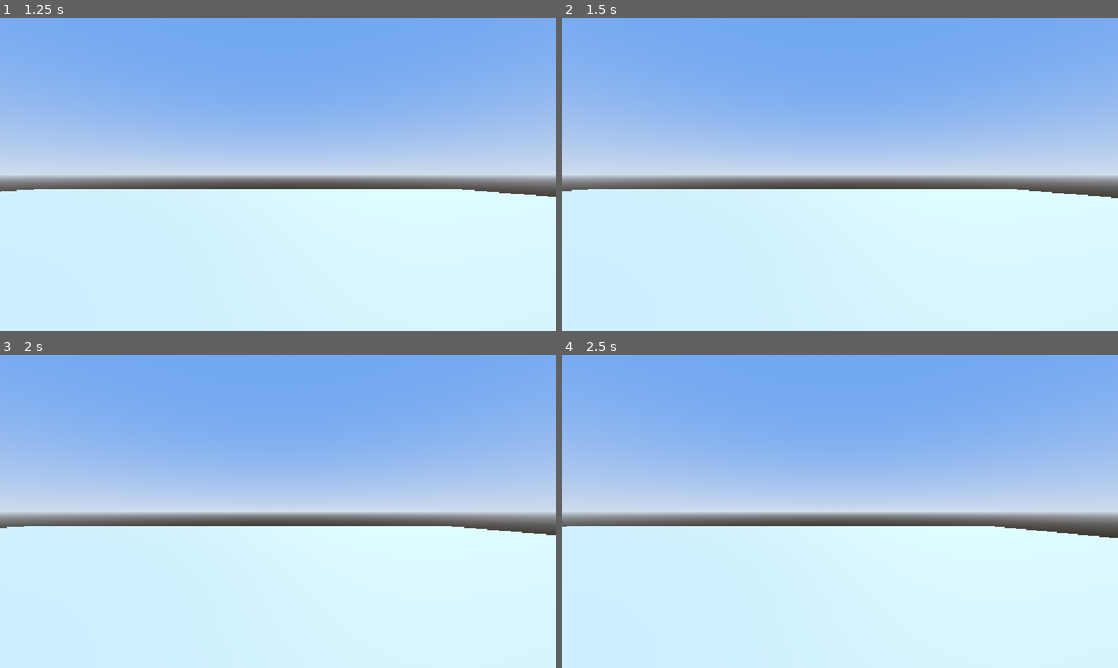
Above: before the commit, frames 1-4 (two rows, left to right).
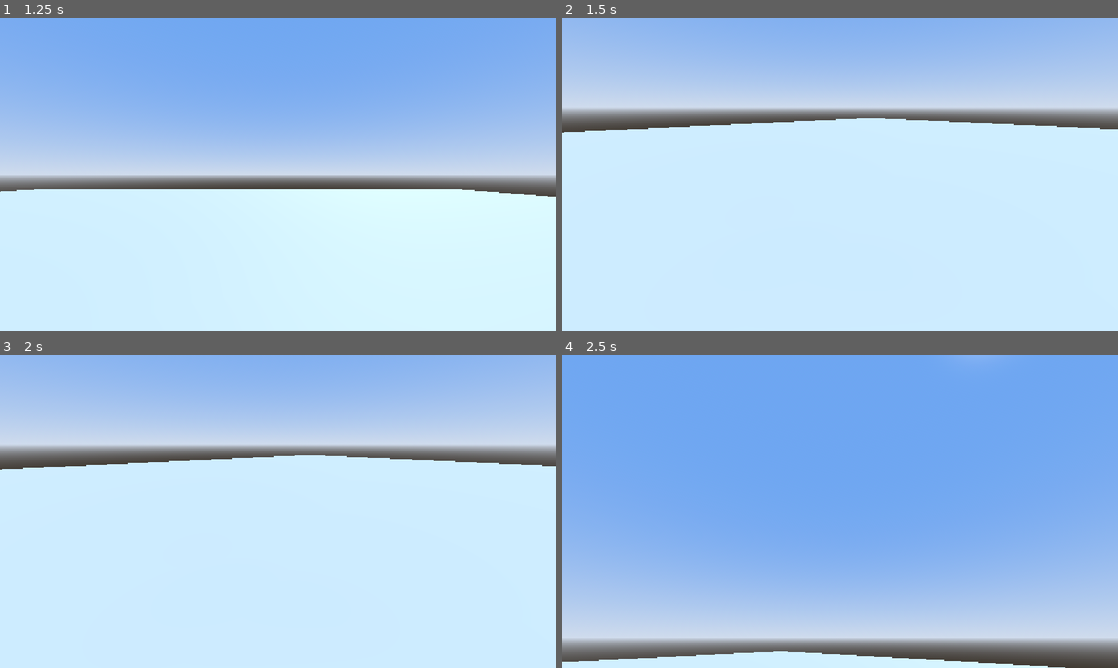
Above: after the commit, the same moments.

Repository: SlipperyMarker/UndeadsAwaitFirstExperiment
Game: Godot game, scene res://Scene/TestingGround.tscn
Same seed, same stepped clock (60 frames per second), same inputs: the game is played once before the commit and once after it. The project has no main scene, so this scene is started directly.
Inputs (mouse positions are in pixels of both pictures, inside the frame that each line leads up to):
- Up to frame 1 (1.25 s): tap Enter at 0.5 s; move the mouse to (400, 158) at 0.52 s; press the mouse at (400, 158) at 0.53 s; hold D (MoveRight) from 0.53 s (still down)
- Up to frame 2 (1.5 s): tap Space at 1.25 s; move the mouse to (728, 190) at 1.27 s; release D (MoveRight) at 1.28 s; release the mouse at (728, 190) at 1.28 s; hold Escape (Back, bound only after the commit) from 1.28 s (still down); click (728, 190) at 1.35 s
- Up to frame 3 (2 s): keep holding Escape (Back, bound only after the commit)
- Up to frame 4 (2.5 s): tap Enter at 2 s; move the mouse to (895, 442) at 2.02 s; release Escape (Back, bound only after the commit) at 2.03 s; press the mouse at (895, 442) at 2.03 s; hold D (MoveRight) from 2.03 s (still down)

Frame 1 is identical in both runs. In frame 2, 48% of the frame differs, in the area x 0-100%, y 0-58%; in frame 3, 48%; in frame 4, 70%, in the area x 0-100%, y 20-100%.

Commit message:
Creation/Edit - Code 3.2 - Movement 1
implemented the old crappy look around method from my old game jam project's code base but in a cleaner manner. all i feel is hate. im running into problems i haven't before (at least how i remember it).

i will look into why the problems happen later.

Diff:
--- a/Code/PlayerBrain.gd
+++ b/Code/PlayerBrain.gd
@@ -16,9 +16,9 @@
 @export var CrouchHeight:float=0.5
 @export var Stamina:float=10
 @export_category("Camera Movement Properties")
-@export var RotationSpeed:float=10
-@export var RotationSpeedMultiplier:float=5
-@export_range(0,110,0.5) var RotationVerticalClamp:float=85
+@export var RotationSpeed:=0.005
+@export var RotationSpeedMultiplier:=1.0
+@export var RotationVerticalClamp:=deg_to_rad(85)
 
 #-----Instanciation-----#
 #to use / interactw with the functions from another script, instanciate them here (outside of any functions). also check out static variables.
@@ -34,9 +34,22 @@
 
 #-----Per-Frame Call------#
 
-func _physics_process(delta: float) -> void:
+func _process(delta: float) -> void:
 	#"Walking" Movement
 	_PlayerMovement.InputHandler(delta)
 	_PlayerMovement.GravityHandler(delta)
 	#relocated "move_and_slide()" to this script after asking deepseek about the movement code and if the class it extends …(215 unchanged characters)…
 	move_and_slide()
+
+	#Camera Movement
+	_PlayerMovementLook.MovementHandler()
+
+#-----Per-Input Call-----#
+
+func _input(event: InputEvent) -> void:
+	if event.is_action_pressed("Select")and Input.mouse_mode==Input.MOUSE_MODE_VISIBLE:
+		_PlayerMovementLook.MousePointerHandler()
+	elif event.is_action_pressed("Back")and Input.mouse_mode==Input.MOUSE_MODE_CAPTURED:
+		_PlayerMovementLook.MousePointerHandler()
+	if Input.mouse_mode == Input.MOUSE_MODE_CAPTURED && event is InputEventMouseMotion:
+		_PlayerMovementLook.InputHandlerMouse(event)
--- a/Code/PlayerMovementLook.gd
+++ b/Code/PlayerMovementLook.gd
@@ -8,6 +8,12 @@
 var _HeadRotationSpeed:float
 var _HeadRotationSpeedMultiplier:float
 var _HeadRotationVerticalClamp:float
+#Normal Variables
+var HeadRotate:=0.0
+var BodyRotate:=0.0
+var Rotator:Vector3
+var RotatorHead:Vector3
+var RotatorBody:Vector3
 
 #-----Getter Function-----#
 #sourced from PlayerBrain
@@ -15,3 +21,22 @@
 	_Player=Pl;_Camera=Cam;_HeadRotationSpeed=HRS;_HeadRotationSpeedMultiplier=HRSM;_HeadRotationVerticalClamp=HRVC
 
 #-----Logic Functions-----#
+
+func InputHandlerMouse (event:InputEvent)->void: #updates the screen movement per Mouse motion iputs.
+	var Eye:InputEvent=event as InputEventMouseMotion
+	HeadRotate=Eye.relative.y*(_HeadRotationSpeed*_HeadRotationSpeedMultiplier)
+	BodyRotate=Eye.relative.x*(_HeadRotationSpeed*_HeadRotationSpeedMultiplier)
+
+func MovementHandler()->void:
+	Rotator.x=clamp(Rotator.x,_HeadRotationVerticalClamp*-1,_HeadRotationVerticalClamp)
+	Rotator.x-=HeadRotate ; Rotator.y-=BodyRotate
+	RotatorHead=Vector3(Rotator.x,0,0) ; RotatorBody=Vector3(0,Rotator.y,0)
+	_Camera.transform.basis=Basis.from_euler(RotatorHead) ; _Camera.rotation.z=0
+	_Player.basis=Basis.from_euler(RotatorBody)
+	BodyRotate=0 ; HeadRotate=0
+
+func MousePointerHandler()->void:
+	if Input.mouse_mode==Input.MOUSE_MODE_CAPTURED:
+		Input.mouse_mode=Input.MOUSE_MODE_VISIBLE
+	elif Input.mouse_mode==Input.MOUSE_MODE_VISIBLE:
+		Input.mouse_mode=Input.MOUSE_MODE_CAPTURED
--- a/Prefab/Character/Player.tscn
+++ b/Prefab/Character/Player.tscn
@@ -8,6 +8,8 @@
 
 [node name="RootPlayer" type="CharacterBody3D" unique_id=1418432344]
 script = ExtResource("1_fr4uk")
+RotationSpeed = 0.1
+RotationSpeedMultiplier = 0.1
 
 [node name="MeshInstance3D" type="MeshInstance3D" parent="." unique_id=2040103676]
 transform = Transform3D(1, 0, 0, 0, 1, 0, 0, 0, 1, 0, 1, 0)
--- a/Scene/TestingGround.tscn
+++ b/Scene/TestingGround.tscn
@@ -44,3 +44,5 @@
 environment = SubResource("Environment_fkdi6")
 
 [node name="RootPlayer" parent="." unique_id=1418432344 instance=ExtResource("1_ohjr4")]
+RotationSpeed = 0.005
+RotationSpeedMultiplier = 1.0
--- a/project.godot
+++ b/project.godot
@@ -63,6 +63,16 @@
 "events": [Object(InputEventKey,"resource_local_to_scene":false,"resource_name":"","device":-1,"window_id":0,"alt_press …(195 unchanged characters)…
 ]
 }
+Select={
+"deadzone": 0.2,
+"events": [Object(InputEventMouseButton,"resource_local_to_scene":false,"resource_name":"","device":-1,"window_id":0,"alt_pressed":false,"shift_pressed":false,"ctrl_pressed":false,"meta_pressed":false,"button_mask":0,"position":Vector2(0, 0),"global_position":Vector2(0, 0),"factor":1.0,"button_index":1,"canceled":false,"pressed":false,"double_click":false,"script":null)
+]
+}
+Back={
+"deadzone": 0.2,
+"events": [Object(InputEventKey,"resource_local_to_scene":false,"resource_name":"","device":-1,"window_id":0,"alt_pressed":false,"shift_pressed":false,"ctrl_pressed":false,"meta_pressed":false,"pressed":false,"keycode":0,"physical_keycode":4194305,"key_label":0,"unicode":0,"location":0,"echo":false,"script":null)
+]
+}
 
 [physics]
 
